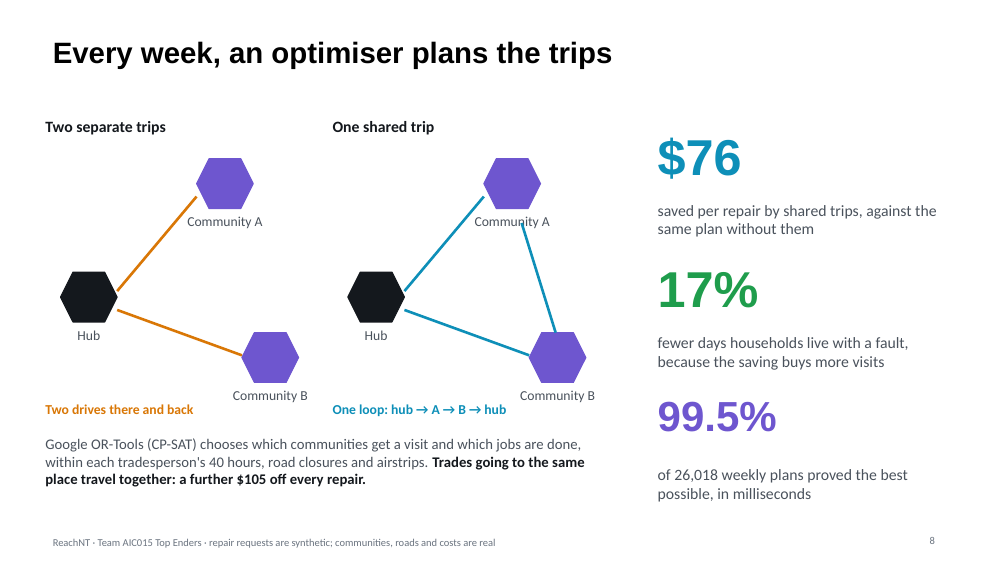
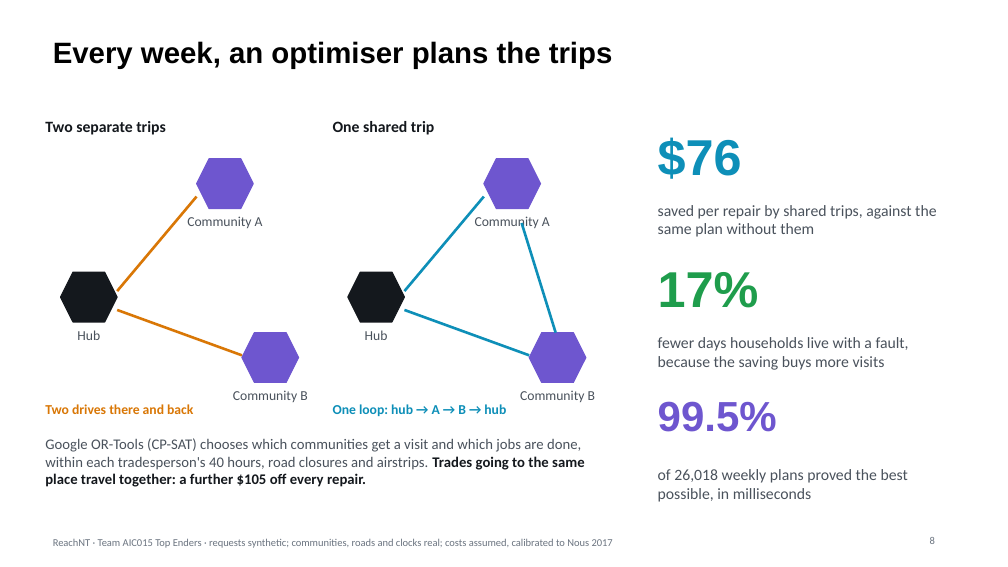
Before and after one commit to harshrastogii/reachnt, a slide deck: slide 8 of docs/deck/DataChallenge_Team AIC015_Slides.pptx. Drawn at 1008x567 pixels with LibreOffice and Linux fonts; fonts in the diff are those of the drawing. Boxes give left, top, right and bottom in pixels: in the first picture for what was removed or moved away, otherwise in the second. Text is boxed around its words. In the diff, an @@ line names an element or a change of style, - is before the commit and + after.

```diff
--- a/docs/deck/DataChallenge_Team AIC015_Slides.pptx
+++ b/docs/deck/DataChallenge_Team AIC015_Slides.pptx
@@ text at bbox=[53, 539, 613, 548]: text changed @@
-ReachNT · Team AIC015 Top Enders · repair requests are synthetic; communities, roads and costs are real
+ReachNT · Team AIC015 Top Enders · requests synthetic; communities, roads and clocks real; costs assumed, calibrated to Nous 2017
```
Also in this commit, not shown: 12 other slides changed, 8 other files.
